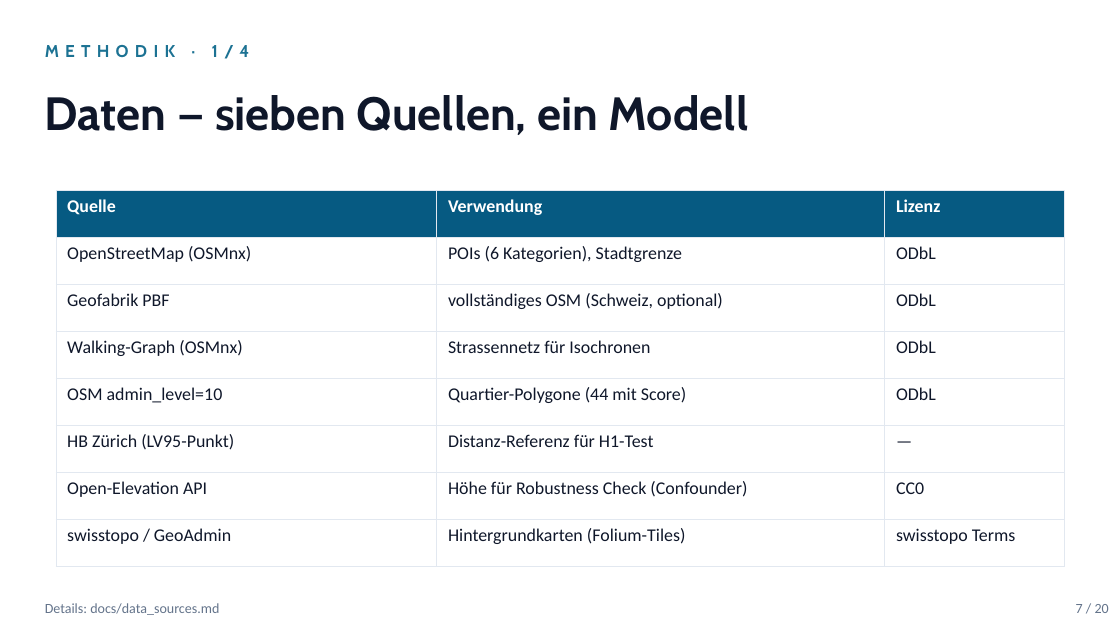
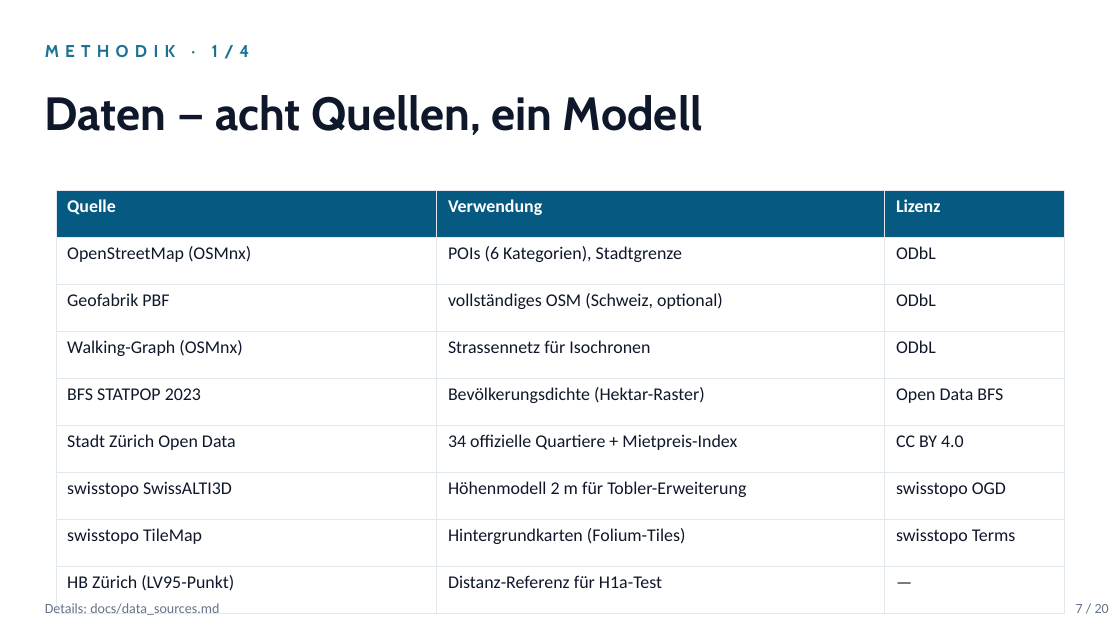
Before and after one commit to sanirmem/zh15min, a slide deck: slide 7 of reports/zh15min_slides.pptx. Drawn at 1120x630 pixels with LibreOffice and Linux fonts; fonts in the diff are those of the drawing. Boxes give left, top, right and bottom in pixels: in the first picture for what was removed or moved away, otherwise in the second. Text is boxed around its words. In the diff, an @@ line names an element or a change of style, - is before the commit and + after.

```diff
--- a/reports/zh15min_slides.pptx
+++ b/reports/zh15min_slides.pptx
@@ text at (x1=45, y1=95, x2=703, y2=135): text changed @@
-Daten — sieben Quellen, ein Modell
+Daten — acht Quellen, ein Modell
@@ table at (x1=56, y1=190, x2=1064, y2=595) @@
-row 5: OSM admin_level=10 | Quartier-Polygone (44 mit Score) | ODbL
-row 6: HB Zürich (LV95-Punkt) | Distanz-Referenz für H1-Test | —
-row 7: Open-Elevation API | Höhe für Robustness Check (Confounder) | CC0
-row 8: swisstopo / GeoAdmin | Hintergrundkarten (Folium-Tiles) | swisstopo Terms
+row 5: BFS STATPOP 2023 | Bevölkerungsdichte (Hektar-Raster) | Open Data BFS
+row 6: Stadt Zürich Open Data | 34 offizielle Quartiere + Mietpreis-Index | CC BY 4.0
+row 7: swisstopo SwissALTI3D | Höhenmodell 2 m für Tobler-Erweiterung | swisstopo OGD
+row 8: swisstopo TileMap | Hintergrundkarten (Folium-Tiles) | swisstopo Terms
+row 9: HB Zürich (LV95-Punkt) | Distanz-Referenz für H1a-Test | —
```
Also in this commit, not shown: 3 other slides changed, 11 other files.
